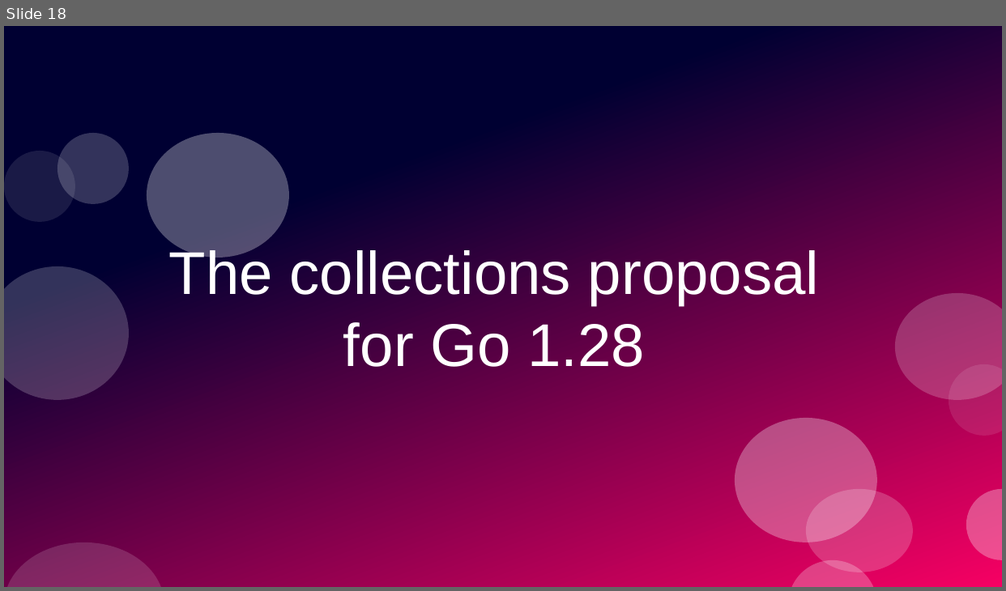
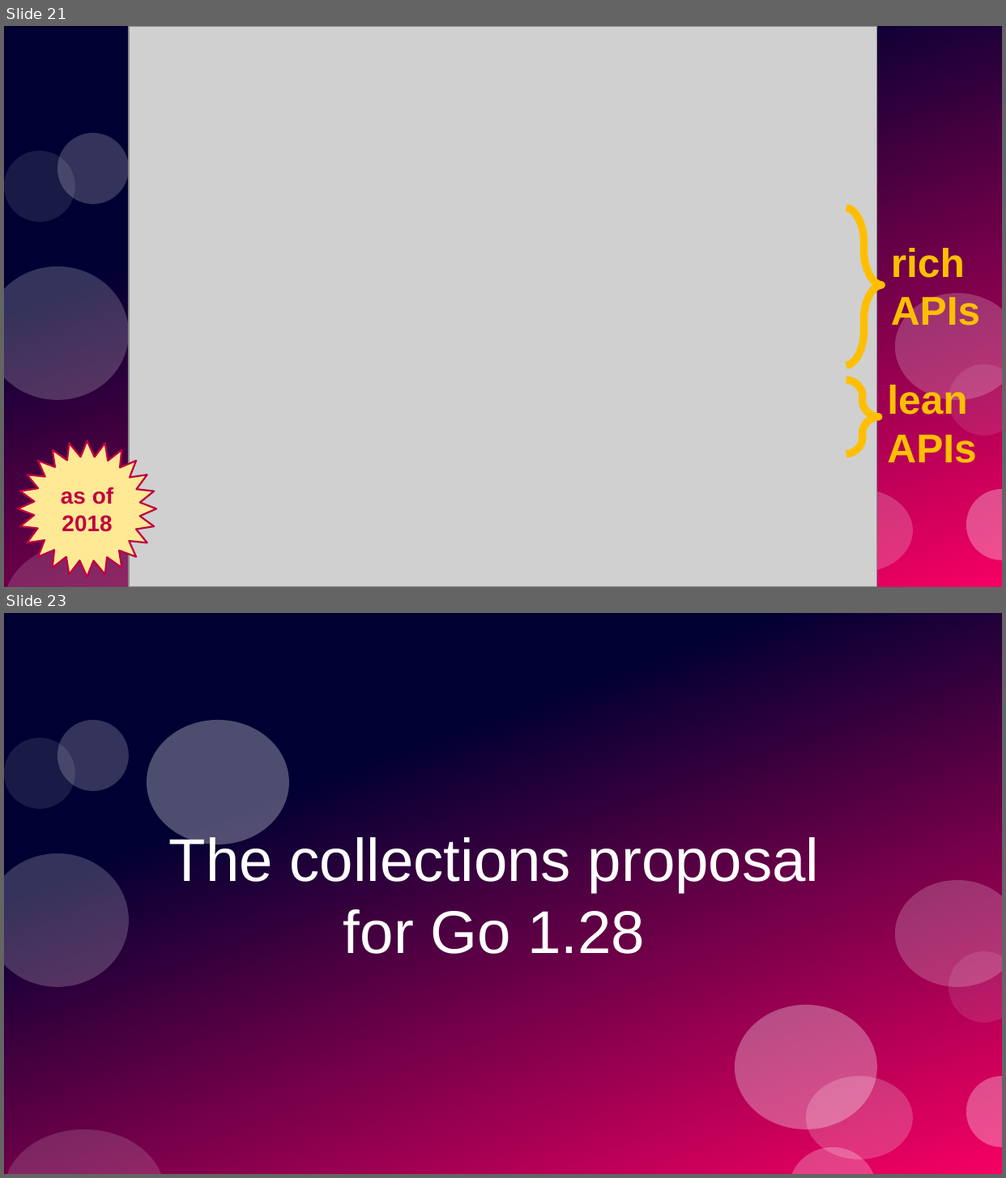
Before and after one commit to ramalho/sets-in-go, a slide deck: sets-in-go.odp. Shown one above the other, each under a label of ours: slide 18 before the commit, slides 21 and 23 after it; the slides between them are not shown. The pictures are 1006x591 and 1006x1178 pixels, drawn with LibreOffice and Linux fonts; fonts in the diff are those of the drawing; grey boxes stand for pictures. Boxes give left, top, right and bottom in pixels: in the first picture for what was removed or moved away, otherwise in the second. Text is boxed around its words. In the diff, an @@ line names an element or a change of style, - is before the commit and + after.

```diff
--- a/sets-in-go.odp
+++ b/sets-in-go.odp
@@ slide 21 added at (x1=4, y1=26, x2=1002, y2=587), background #FFFFFF; not listed: 11 template elements that a slide beside it also shows @@
@@ picture added at (x1=129, y1=26, x2=878, y2=587) @@
@@ freeform shape added at (x1=846, y1=208, x2=881, y2=365), outline #FFBF00 6.01 pt @@
@@ text added at (x1=891, y1=248, x2=980, y2=333), 32 pt, text #FFBF00, bold @@
+rich
+APIs
@@ freeform shape added at (x1=846, y1=380, x2=879, y2=454), outline #FFBF00 6.01 pt @@
@@ text added at (x1=887, y1=382, x2=976, y2=463), 32 pt, text #FFBF00, bold @@
+lean
+APIs
@@ freeform shape added at (x1=18, y1=442, x2=156, y2=578), fill #FFE994, outline #BF0041 1.42 pt, 18 pt, text #BF0041, bold @@
+as of
+2018
@@ what was slide 18 is now slide 23 @@
```
Also in this commit, not shown: 10 other slides added, 3 slides removed.
